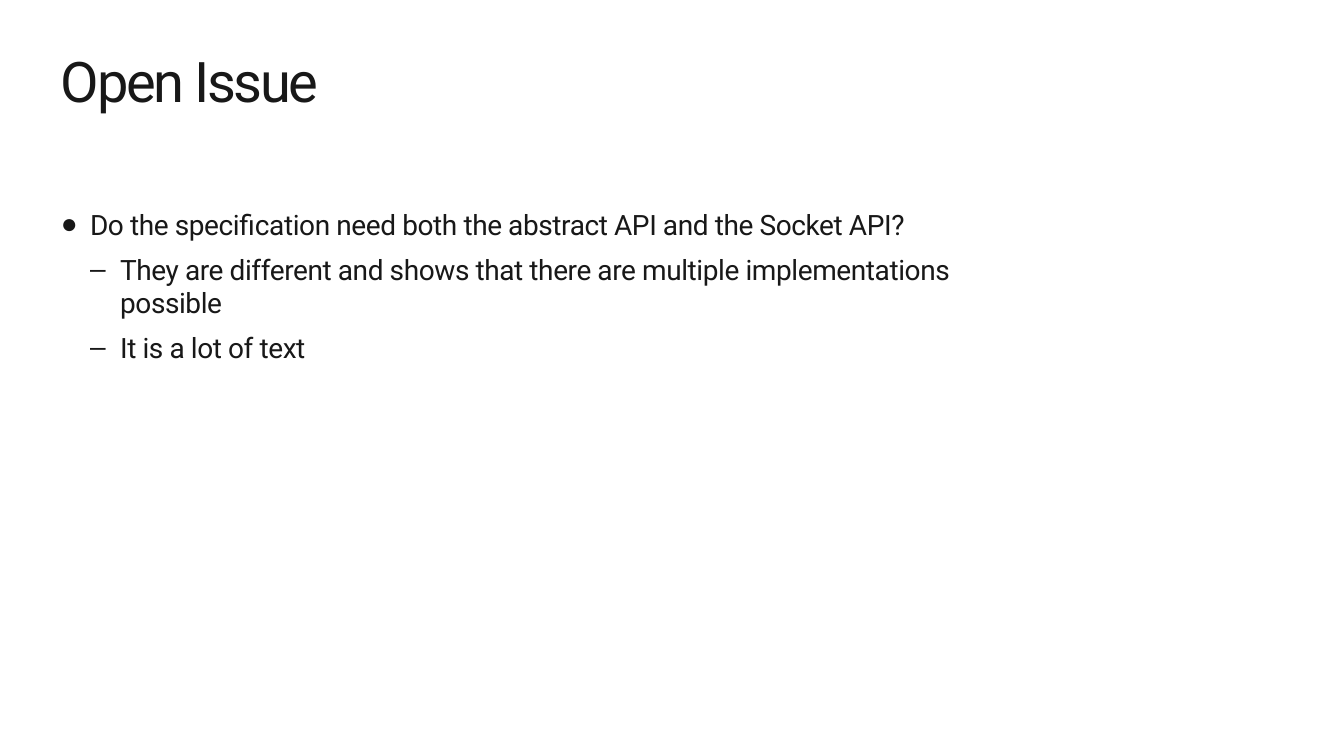
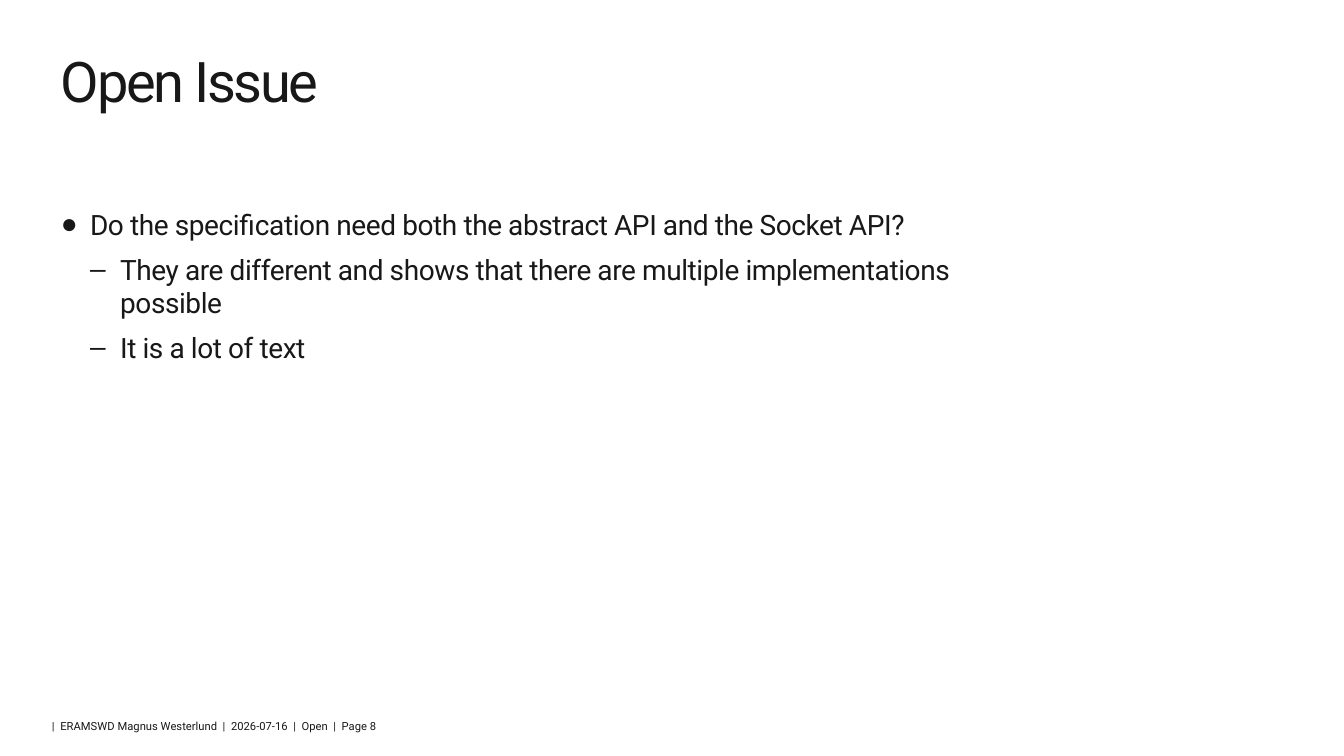
Before and after one commit to gloinul/draft-westerlund-tsvwg-sctp-dtls-chunk, a slide deck: slide 8 of IETF-126-TSVWG-SCTP-DTLS-Chunk.pptx. Drawn at 1344x756 pixels with LibreOffice and Linux fonts; fonts in the diff are those of the drawing; background and template pictures are left out. Boxes give left, top, right and bottom in pixels: in the first picture for what was removed or moved away, otherwise in the second. Text is boxed around its words. In the diff, an @@ line names an element or a change of style, - is before the commit and + after.

```diff
--- a/IETF-126-TSVWG-SCTP-DTLS-Chunk.pptx
+++ b/IETF-126-TSVWG-SCTP-DTLS-Chunk.pptx
@@ text added at (x1=60, y1=721, x2=376, y2=733), 8 pt, text #181818 @@
+| ERAMSWD Magnus Westerlund | 2026-07-16 | Open | Page 8
```
Also in this commit, not shown: 7 other slides changed.
